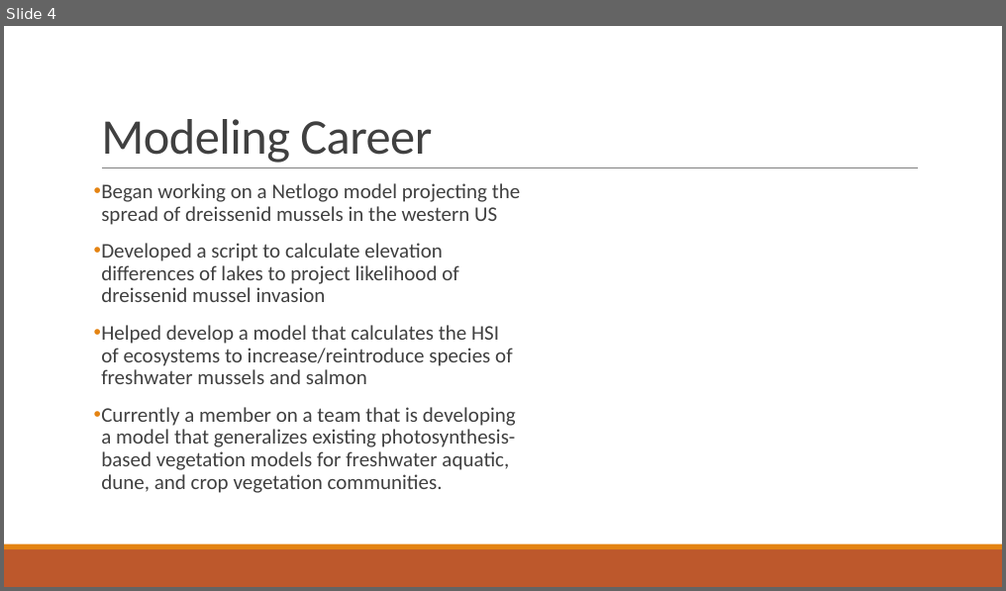
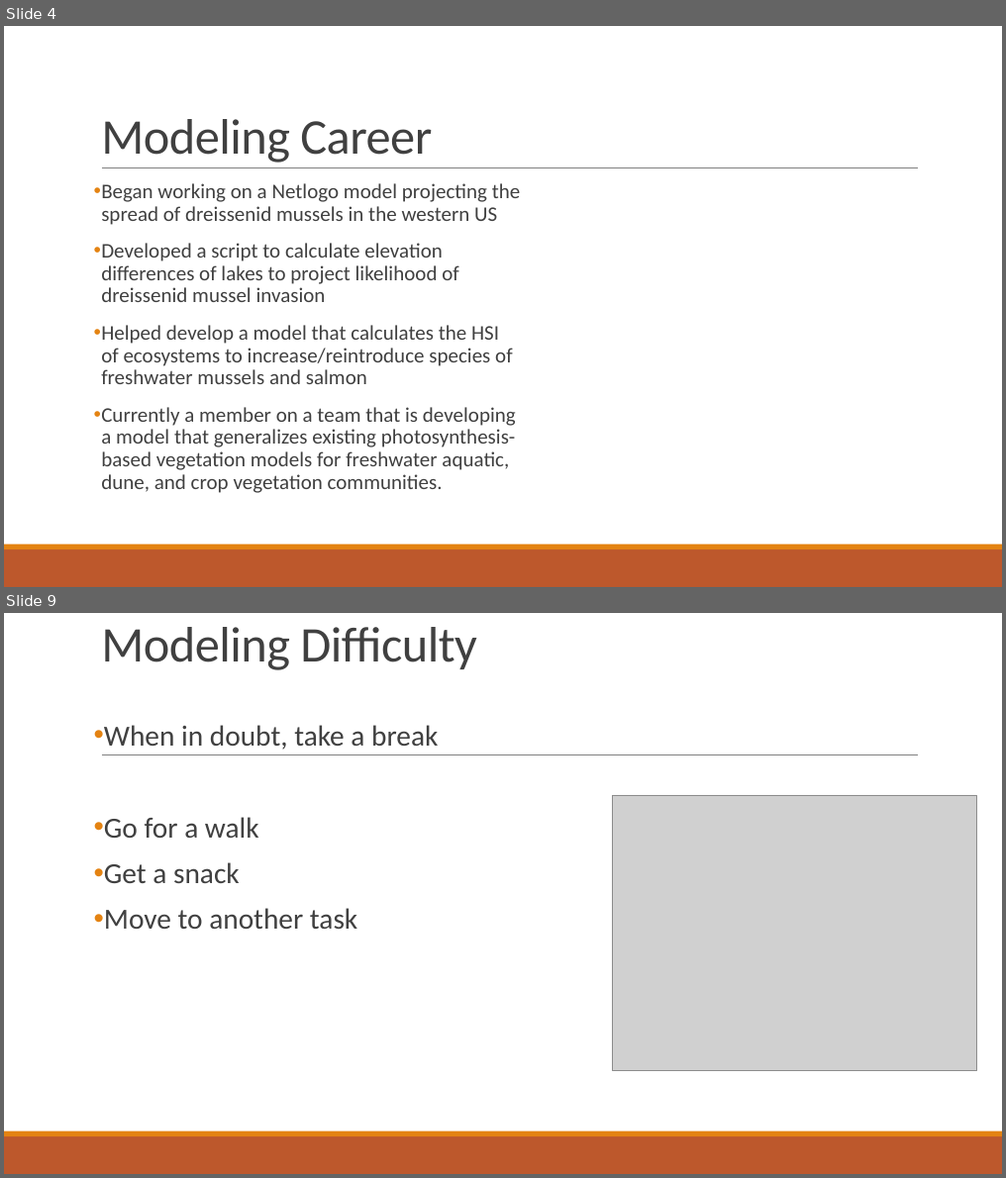
Before and after one commit to cccarrillo/OSU_Course, a slide deck: Lectures/Becoming_a_Modeler.pptx. Shown one above the other, each under a label of ours: slide 4 before the commit, slides 4 and 9 after it; the slides between them are not shown. The pictures are 1006x591 and 1006x1178 pixels, drawn with LibreOffice and Linux fonts; fonts in the diff are those of the drawing; grey boxes stand for pictures. Boxes give left, top, right and bottom in pixels: in the first picture for what was removed or moved away, otherwise in the second. Text is boxed around its words. In the diff, an @@ line names an element or a change of style, - is before the commit and + after.

```diff
--- a/Lectures/Becoming_a_Modeler.pptx
+++ b/Lectures/Becoming_a_Modeler.pptx
@@ slide 9 added at [4,613,1002,1174], background #FFFFFF; not listed: 3 template elements that a slide beside it also shows @@
@@ title added at [101,627,477,670], 48 pt, text #404040 @@
+Modeling Difficulty
@@ text added at [104,725,438,929], 28 pt, text #404040 @@
+• When in doubt, take a break
+• Go for a walk
+• Get a snack
+• Move to another task
@@ picture added at [613,795,977,1070] @@
```
Also in this commit, not shown: 1 slide changed, 8 other slides added, 1 slide removed, 2 other files.
